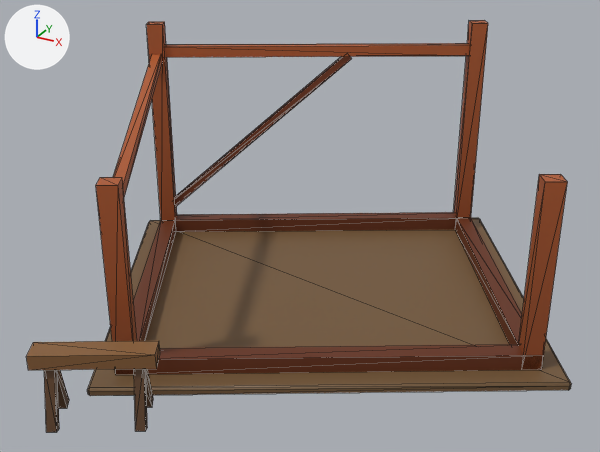
Before and after pictures for a commit that changed the glTF model art/models/site_medium.glb.
One viewpoint serves both versions: a camera (50 mm lens) standing at (0.604, -1.178, 0.709) and looking at (-0.002, -0.076, 0.158). The lights are fixed; the arrows at upper left show +X, +Y and +Z. The picture after the commit comes second. Mesh edges are drawn as thin lines. Vertices at exactly the same position are counted once.

Script lines for the objects in view, before the commit:
```python
me_site_medium = bpy.data.meshes.new('site_medium')
me_site_medium.from_pydata(...)  # 128 vertices, 222 faces; spans x -0.458..0.458, y -0.538..0.443, z -0.002..0.432
me_site_medium.materials.append(mat_defaultmaterial)
ob_site_medium = bpy.data.objects.new('site_medium', me_site_medium)
ob_site_medium.location = (0.0, 0.0, 0.0)
```
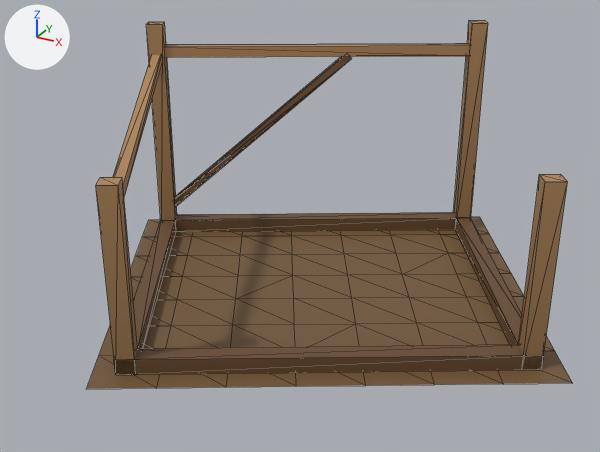
The change, as a list of edits to the scene's bpy script:
```text
Change me_site_medium:
    used by ob_site_medium; location = (0.0, 0.0, 0.0)
    remove me_site_medium.from_pydata(...)  # 128 vertices, 222 faces; spans x -0.458..0.458, y -0.538..0.443, z -0.002..0.432
    add me_site_medium.from_pydata(...)  # 132 vertices, 230 faces; spans x -0.46..0.46, y -0.445..0.445, z 0.012..0.432
    me_site_medium part 1: the loose piece of 20 vertices spanning x -0.458..0.458, y -0.443..0.443, z 0.0..0.012 is rebuilt with 64 vertices and now spans x -0.46..0.46, y -0.445..0.445, z 0.012
    me_site_medium part 2: the loose piece of 8 vertices spanning x -0.176..-0.142, y -0.512..-0.467, z -0.002..0.092 is deleted
    me_site_medium part 3: the loose piece of 8 vertices spanning x -0.057..-0.023, y -0.478..-0.433, z -0.002..0.092 is deleted
    me_site_medium part 4: the loose piece of 8 vertices spanning x -0.072..-0.038, y -0.452..-0.407, z -0.002..0.092 is deleted
    me_site_medium part 5: the loose piece of 8 vertices spanning x -0.161..-0.127, y -0.538..-0.493, z -0.002..0.092 is deleted
    me_site_medium part 6: the loose piece of 8 vertices spanning x -0.182..-0.017, y -0.53..-0.415, z 0.089..0.111 is deleted
    me_site_medium part 7: 126 kept faces spanning x -0.412..0.412, y -0.396..0.396, z 0.012..0.432 get new vertex colours; the middle colour goes from brown #7b3a1b to brown #7f5c3b
    other edits to the shape of me_site_medium do not show in these pictures
```

Where the change shows, as pixel boxes [x1, y1, x2, y2] in the pictures (600 x 452 px):
'site_medium', reshaped (11% narrower, 10% shorter): before [26, 20, 571, 432]; after [87, 20, 572, 389]
part 1 of me_site_medium, rebuilt: before [87, 218, 571, 396]; after [87, 217, 572, 389]
part 2 of me_site_medium, deleted: before [57, 370, 69, 408]
part 3 of me_site_medium, deleted (brown): before [134, 369, 147, 431]
part 4 of me_site_medium, deleted (mostly hidden): before [145, 369, 153, 407]
part 5 of me_site_medium, deleted (brown): before [44, 370, 59, 432]
part 6 of me_site_medium, deleted (brown): before [26, 341, 160, 370]
part 7 of me_site_medium, recoloured: [96, 20, 567, 375] in both
